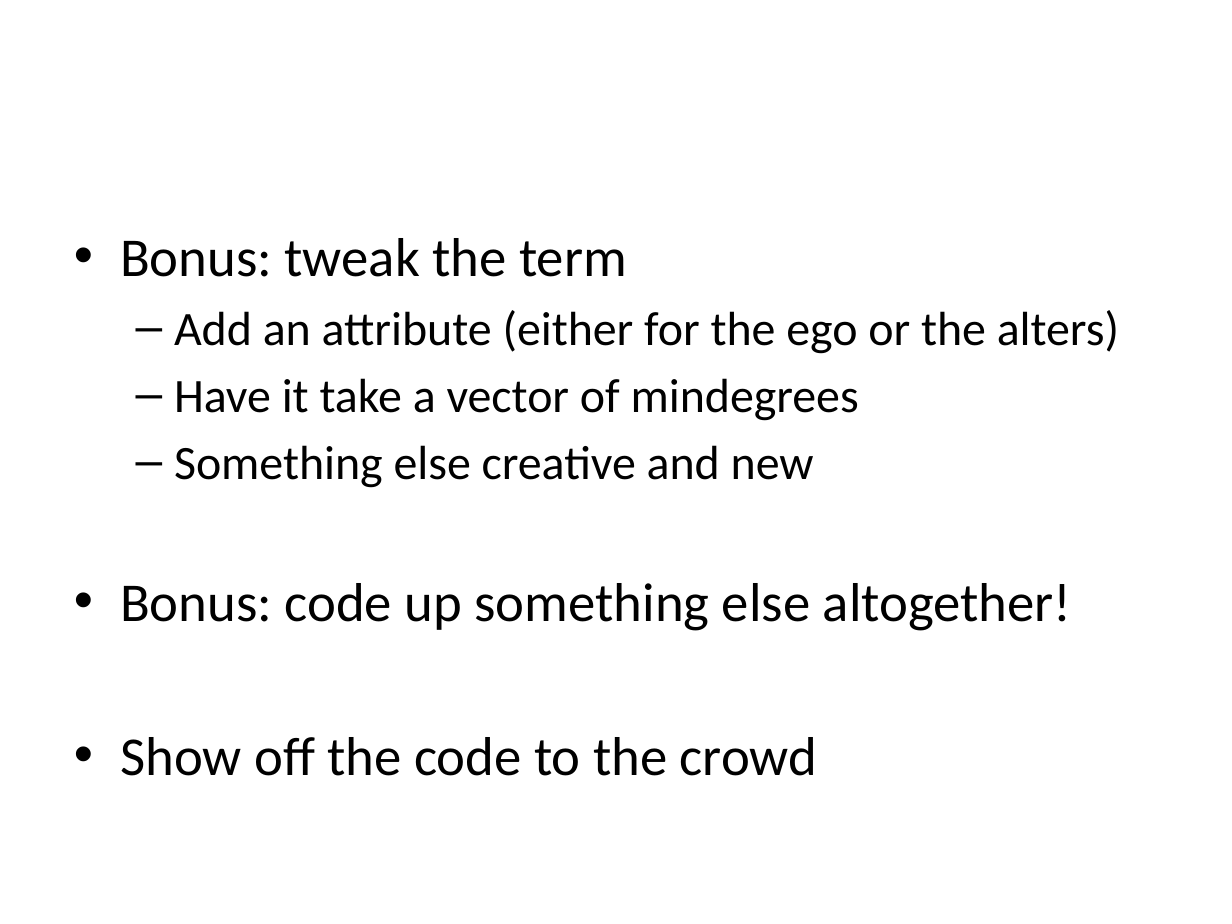
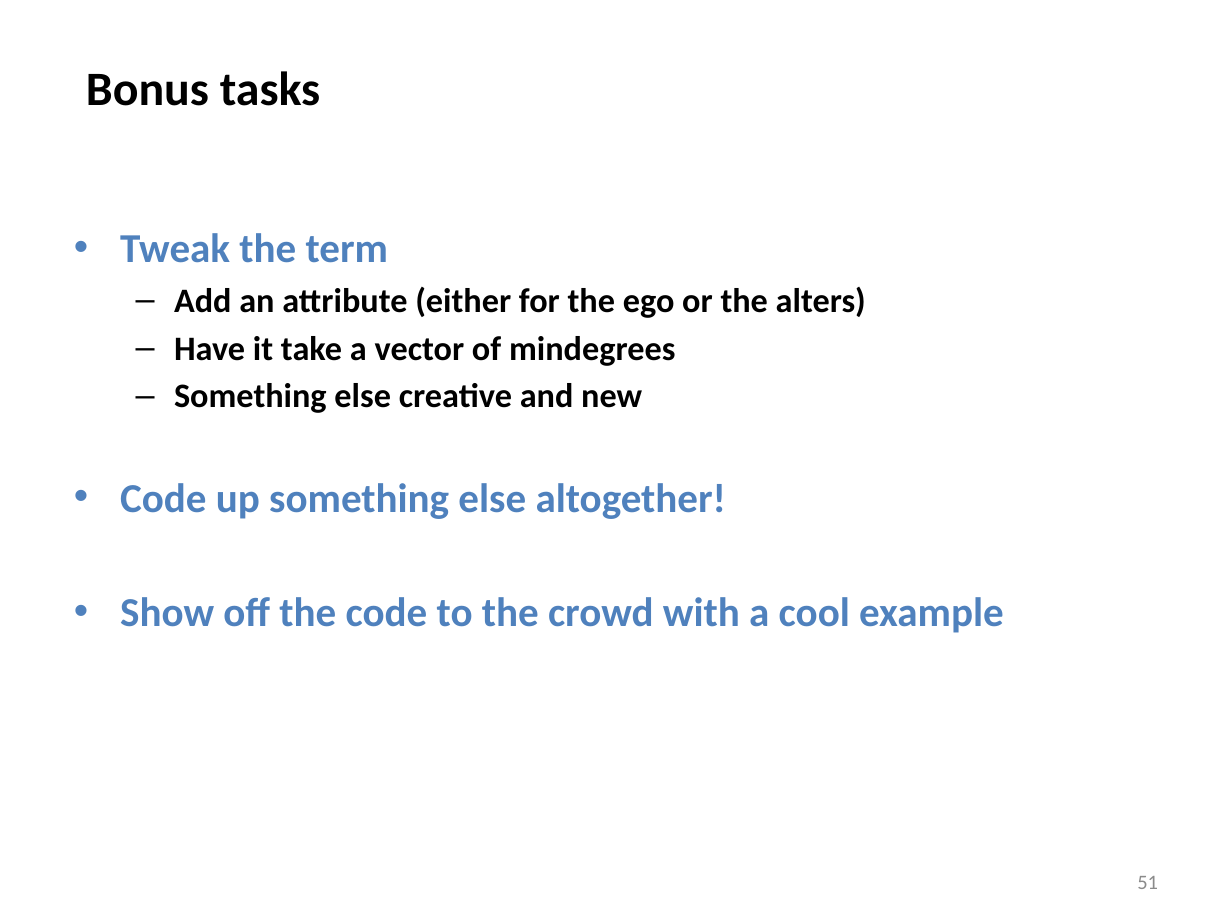
Before and after one commit to statnet/Workshops----OBSOLETE, a slide deck: slide 51 of ergm.userterms/EUT tutorial slides.pptx (slide 49 before the commit). Drawn at 1232x924 pixels with LibreOffice and Linux fonts; fonts in the diff are those of the drawing. Boxes give left, top, right and bottom in pixels: in the first picture for what was removed or moved away, otherwise in the second. Text is boxed around its words. In the diff, an @@ line names an element or a change of style, - is before the commit and + after.

```diff
--- a/ergm.userterms/EUT tutorial slides.pptx
+++ b/ergm.userterms/EUT tutorial slides.pptx
@@ text added at box(86, 71, 320, 106), 28 pt, text #000000, bold @@
+Bonus tasks
@@ text at box(120, 233, 388, 263): text changed; size 32 to 24 pt; text colour #000000 to #4F81BD; bold on @@
-• Bonus: tweak the term
+• Tweak the term
@@ text at box(174, 287, 866, 413): size 28 to 20 pt, bold on in "Add an attribute (either for the ego ...", "Have it take a vector of mindegrees", "Something else creative and new"; less space between paragraphs @@
@@ text at box(120, 483, 1004, 633): text changed; size 32 to 24 pt; text colour #000000 to #4F81BD; bold on @@
-• Bonus: code up something else altogether!
-• Show off the code to the crowd
+• Code up something else altogether!
+• Show off the code to the crowd with a cool example
@@ page number added at box(1137, 876, 1158, 889), 12 pt, text #8C8C8C @@
+51
```
Also in this commit, not shown: 48 other slides changed, 4 slides added, 1 slide removed.
